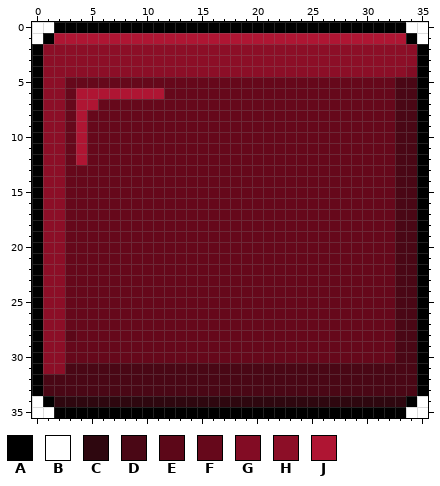
Two states of a pixel-art sprite, red.png. That is the earlier state.
The file is 36x36 pixels. Colours within 5 levels of each other are drawn and written as one.
Palette (. is transparent): A #000000  B #ffffff  C #2e070f  D #4a0715  E #5c0718  F #66081b  G #820c24  H #8c0e27  J #af1533
After the commit:
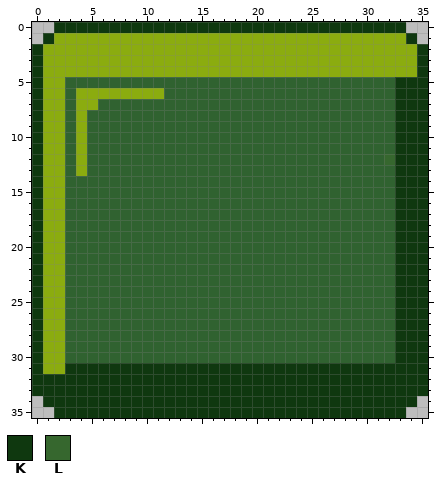
Colours new in this view: K #0f380f  L #36672e
Difference:
Colour B changes from #ffffff to #bdbdbd.
Colour F changes from #66081b to #306230.
Colour H changes from #8c0e27 to #8bac0f.
Colour E becomes colour F in row 28 at x 3.
Colour F becomes colour H in row 13 at x 4.
Colour G becomes colour H in row 4 at x 34.
Colour J becomes colour H in row 1 at x 2 to 33; in row 6 at x 4 to 11; in row 7 at x 4 to 5; in rows 8 to 12 at x 4.
Colour A becomes colour K in row 0 at x 2 to 33; in row 1 at x 1 and 34; in rows 2 to 33 at x 0 and 35; in row 34 at x 1 and 34; in row 35 at x 2 to 33.
Colour C becomes colour K in row 34 at x 2 to 33.
Colour D becomes colour K in rows 5 to 30 at x 33 to 34; in row 31 at x 3 to 34; in rows 32 to 33 at x 1 to 34.
Colour F becomes colour L in row 12 at x 32.
Pixel boxes of the changes (left, top, right, bottom) in both pictures:
changed: (32, 22, 428, 418)
